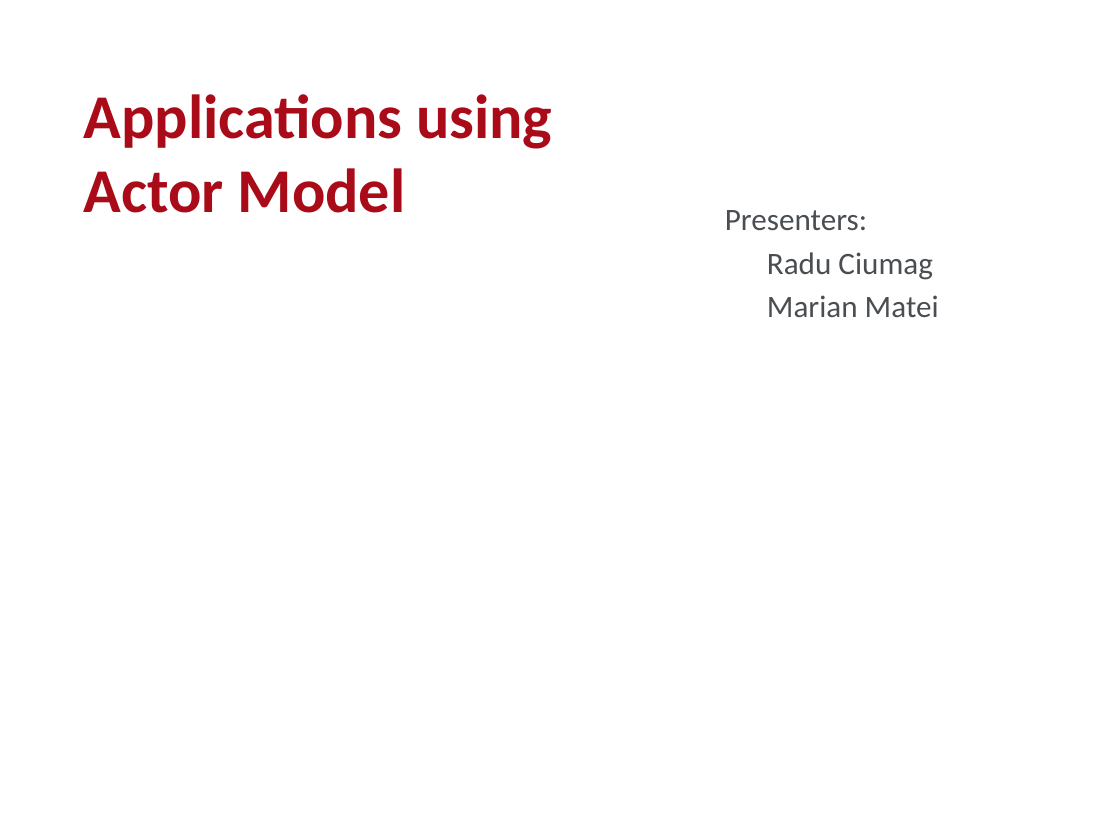
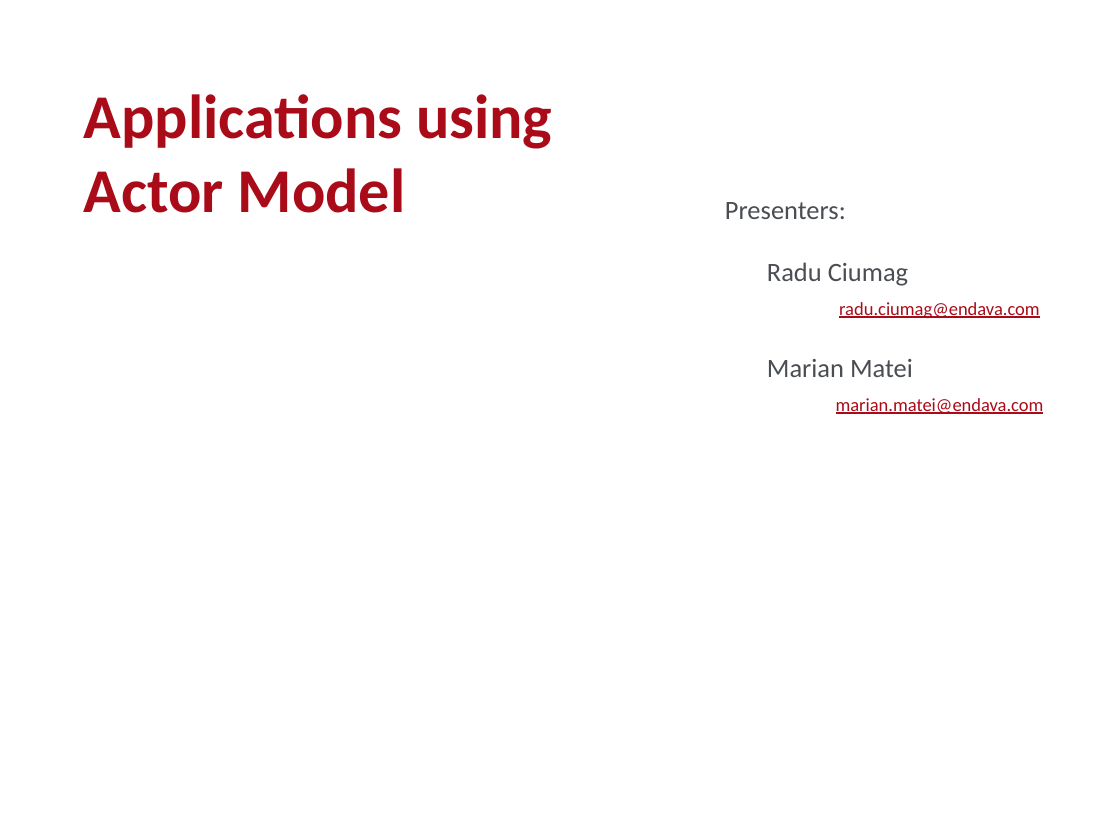
Before and after one commit to ActorModelWorkshop/AKKAWorkshop, a slide deck: slide 1 of Presentation/Akka Workshop.pptx. Drawn at 1120x840 pixels with LibreOffice and Linux fonts; fonts in the diff are those of the drawing; background and template pictures are left out. Boxes give left, top, right and bottom in pixels: in the first picture for what was removed or moved away, otherwise in the second. Text is boxed around its words. In the diff, an @@ line names an element or a change of style, - is before the commit and + after.

```diff
--- a/Presentation/Akka Workshop.pptx
+++ b/Presentation/Akka Workshop.pptx
@@ subtitle at bbox=[725, 202, 913, 377]: size 20 to 17 pt in "Presenters:", "Radu Ciumag", "Marian Matei"; line spacing 1 to 0.8 @@
@@ subtitle at bbox=[839, 302, 1040, 318]: paragraph added @@
+  radu.ciumag@endava.com
@@ subtitle at bbox=[836, 398, 1044, 414]: paragraph added @@
+  marian.matei@endava.com
```
Also in this commit, not shown: 6 other slides changed, 1 slide added.
